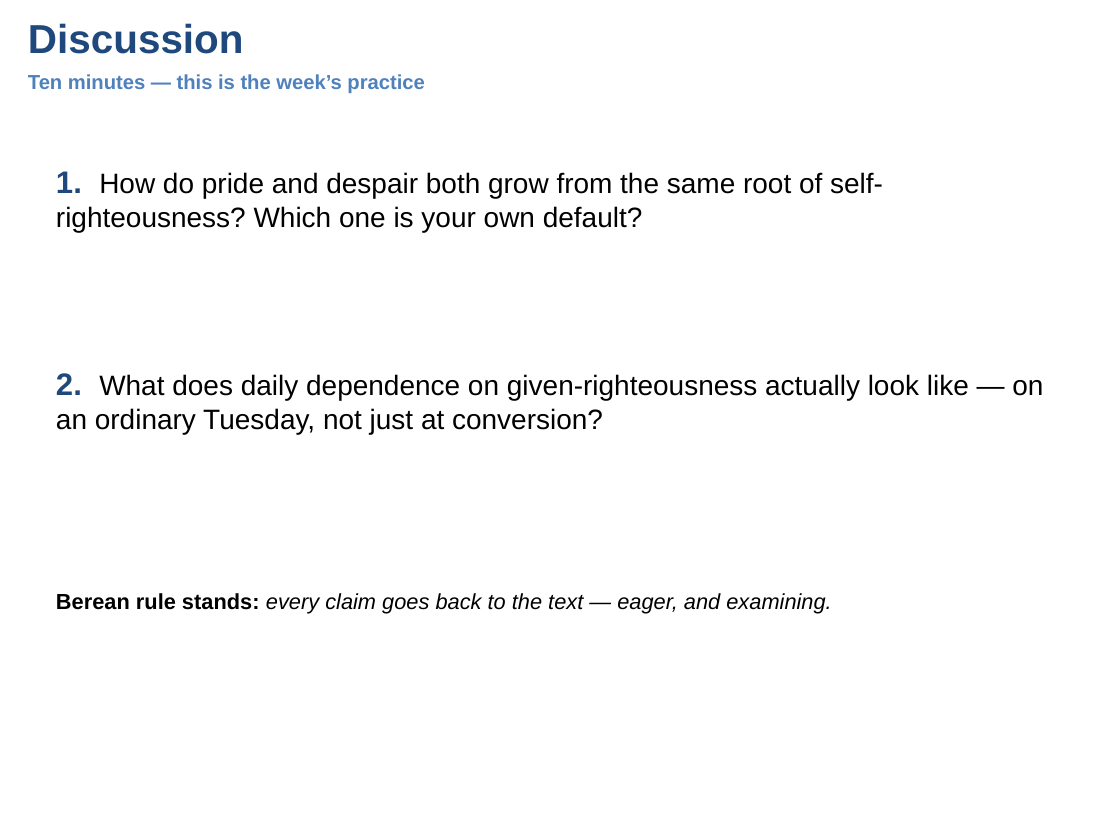
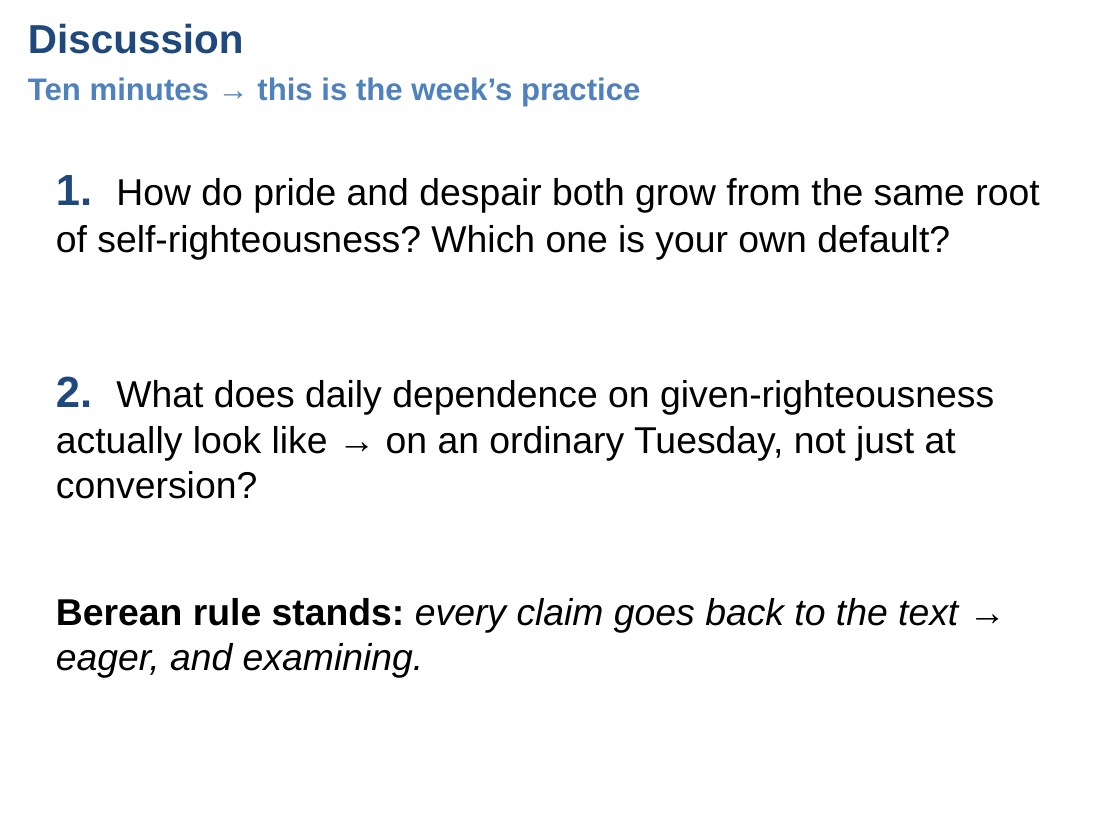
Before and after one commit to UsefulEngines/EvangelismPublic, a slide deck: slide 6 of 2026-Q4/04-TwoRighteousnesses/Week04-TwoRighteousnesses.pptx. Drawn at 1120x840 pixels with LibreOffice and Linux fonts; fonts in the diff are those of the drawing. Boxes give left, top, right and bottom in pixels: in the first picture for what was removed or moved away, otherwise in the second. Text is boxed around its words. In the diff, an @@ line names an element or a change of style, - is before the commit and + after.

```diff
--- a/2026-Q4/04-TwoRighteousnesses/Week04-TwoRighteousnesses.pptx
+++ b/2026-Q4/04-TwoRighteousnesses/Week04-TwoRighteousnesses.pptx
@@ text at bbox=[28, 77, 640, 106]: text changed; size 13 to 20 pt @@
-Ten minutes — this is the week’s practice
+Ten minutes → this is the week’s practice
@@ text "1. How do pride and ..." at bbox=[56, 175, 1039, 259]: size 20 to 28 pt in "1."; size 18 to 24 pt @@
@@ text at bbox=[56, 376, 994, 499]: text changed; size 18 to 24 pt @@
-2. What does daily dependence on given-righteousness actually look like — on an ordinary Tuesday, not just at conversion?
+2. What does daily dependence on given-righteousness actually look like → on an ordinary Tuesday, not just at conversion?
@@ text at bbox=[56, 598, 958, 677]: text changed; size 14 to 24 pt @@
-Berean rule stands: every claim goes back to the text — eager, and examining.
+Berean rule stands: every claim goes back to the text → eager, and examining.
```
Also in this commit, not shown: 6 other slides changed, 2 other files.
